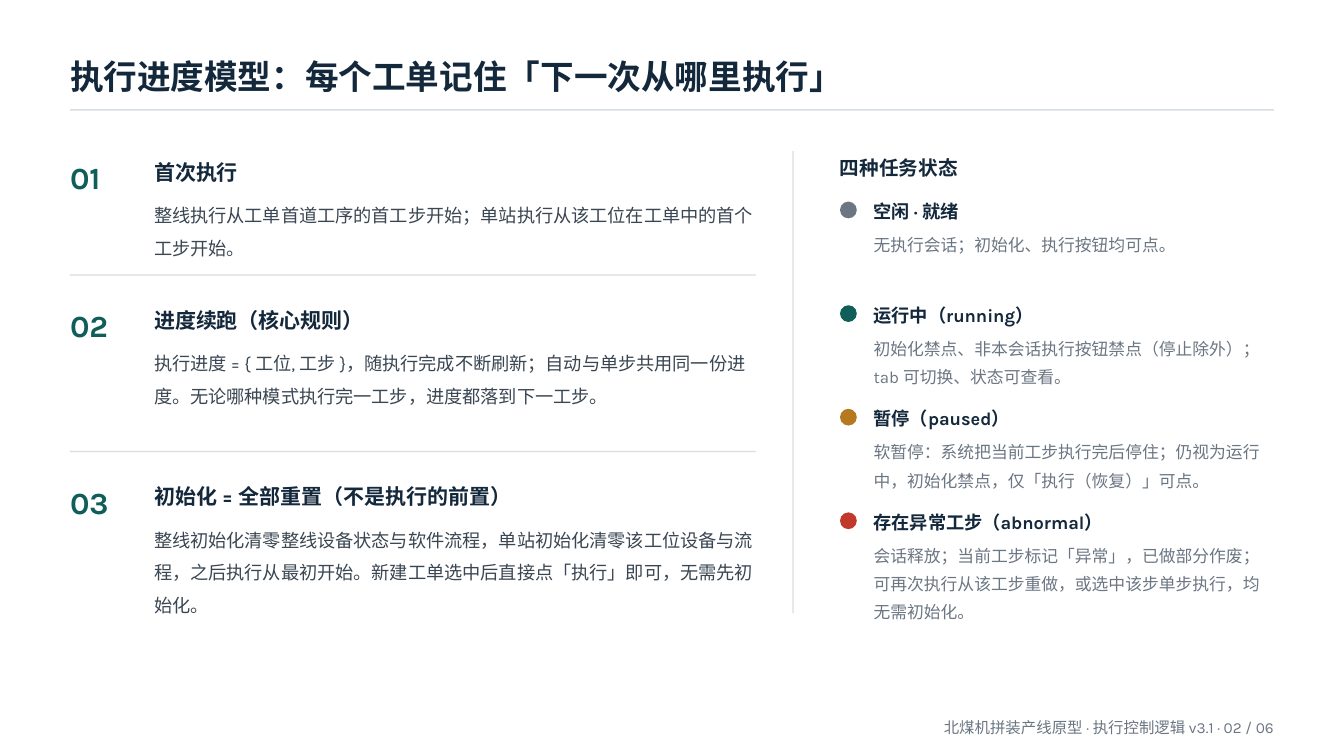
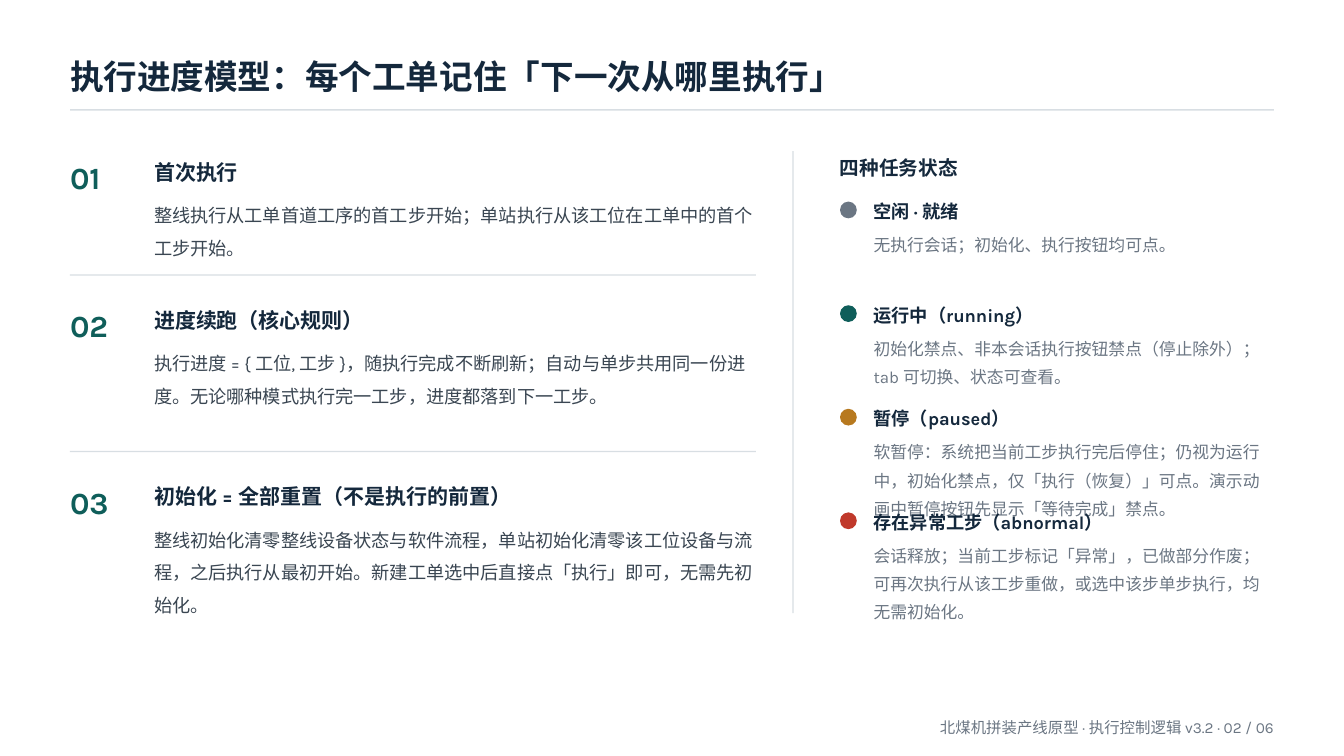
Before and after one commit to chenghe12581-ops/beimei-assembly-line-demo, a slide deck: slide 2 of docs/generated/execution-control-flow/执行按钮逻辑流程图.pptx. Drawn at 1344x756 pixels with LibreOffice and Linux fonts; fonts in the diff are those of the drawing. Boxes give left, top, right and bottom in pixels: in the first picture for what was removed or moved away, otherwise in the second. Text is boxed around its words. In the diff, an @@ line names an element or a change of style, - is before the commit and + after.

Commit message:
docs(执行控制): 流程图PPT升级v3.2，补充过程演示动画说明并修正停止按钮表述

```diff
--- a/docs/generated/execution-control-flow/执行按钮逻辑流程图.pptx
+++ b/docs/generated/execution-control-flow/执行按钮逻辑流程图.pptx
@@ text at bbox=[874, 444, 1260, 520]: text changed @@
-软暂停：系统把当前工步执行完后停住；仍视为运行中，初始化禁点，仅「执行（恢复）」可点。
+软暂停：系统把当前工步执行完后停住；仍视为运行中，初始化禁点，仅「执行（恢复）」可点。演示动画中暂停按钮先显示「等待完成」禁点。
@@ text at bbox=[940, 720, 1274, 734]: text changed @@
-北煤机拼装产线原型 · 执行控制逻辑 v3.1 · 02 / 06
+北煤机拼装产线原型 · 执行控制逻辑 v3.2 · 02 / 06
```
Also in this commit, not shown: 5 other slides changed.
